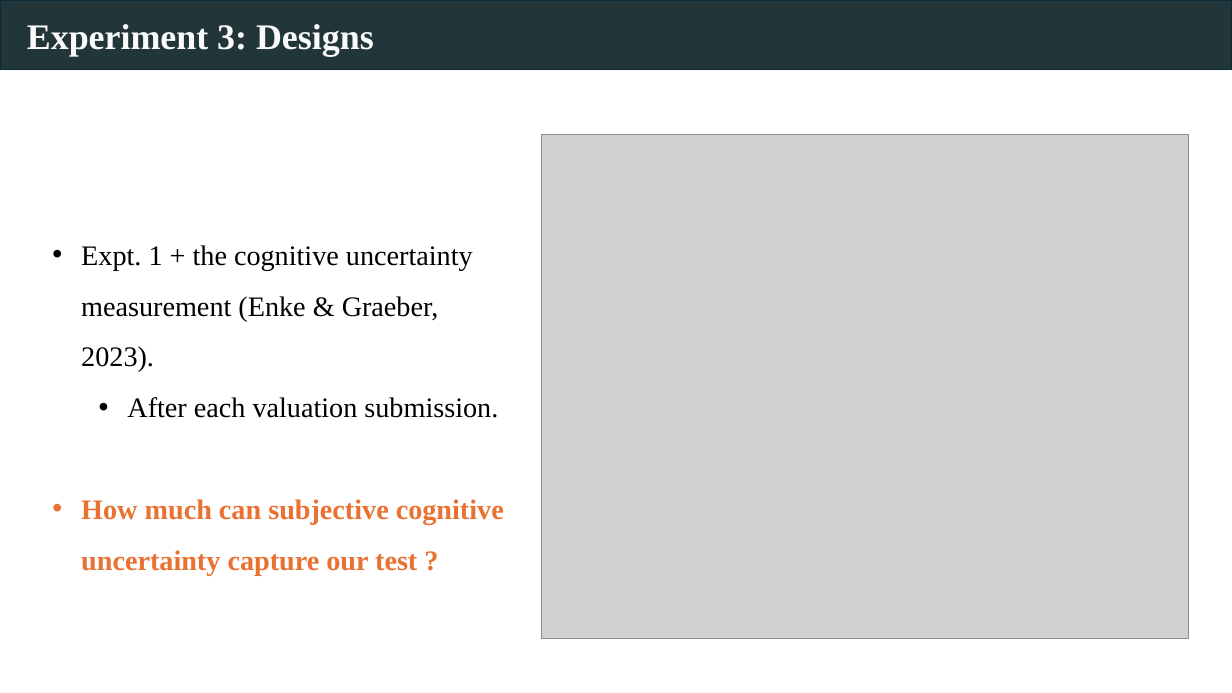
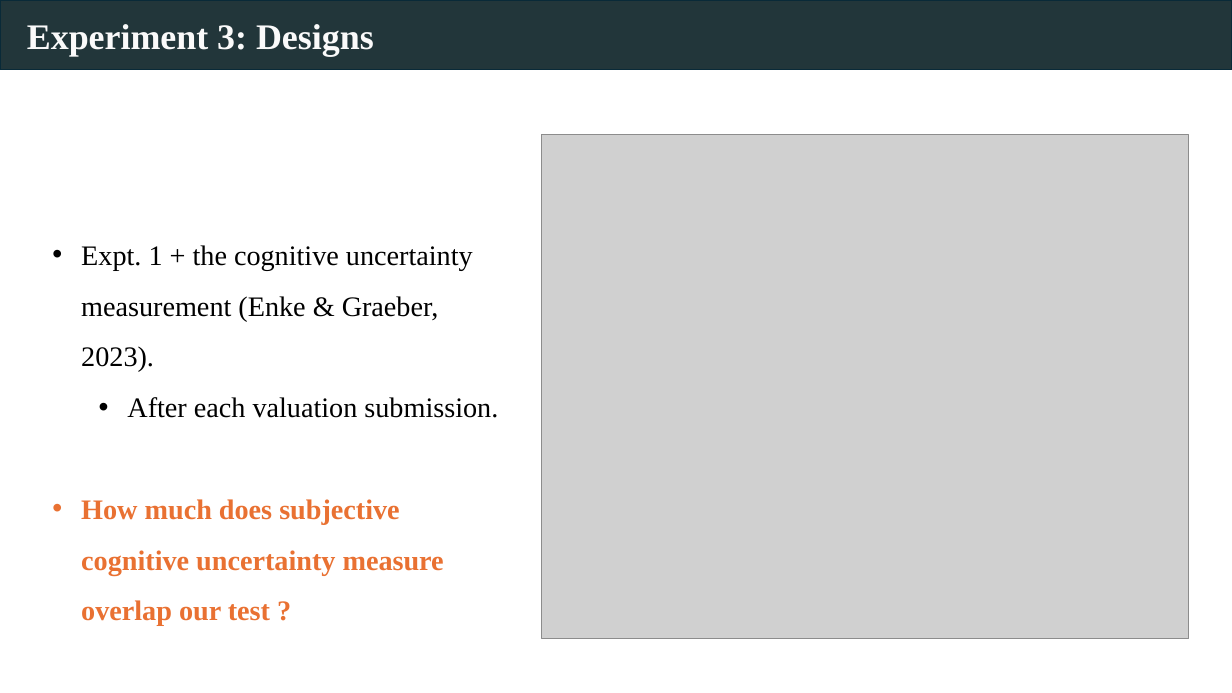
Before and after one commit to Jilong-Wu-Econ/Jilong-Wu-Econ.github.io, a slide deck: slide 22 of bric.pptx (slide 21 before the commit). Drawn at 1232x693 pixels with LibreOffice and Linux fonts; fonts in the diff are those of the drawing; grey boxes stand for pictures. Boxes give left, top, right and bottom in pixels: in the first picture for what was removed or moved away, otherwise in the second. Text is boxed around its words. In the diff, an @@ line names an element or a change of style, - is before the commit and + after.

```diff
--- a/bric.pptx
+++ b/bric.pptx
@@ text at [81,499,444,626]: text changed @@
-• How much can subjective cognitive uncertainty capture our test ?
+• How much does subjective cognitive uncertainty measure overlap our test ?
```
Also in this commit, not shown: 15 other slides changed, 2 slides added.
